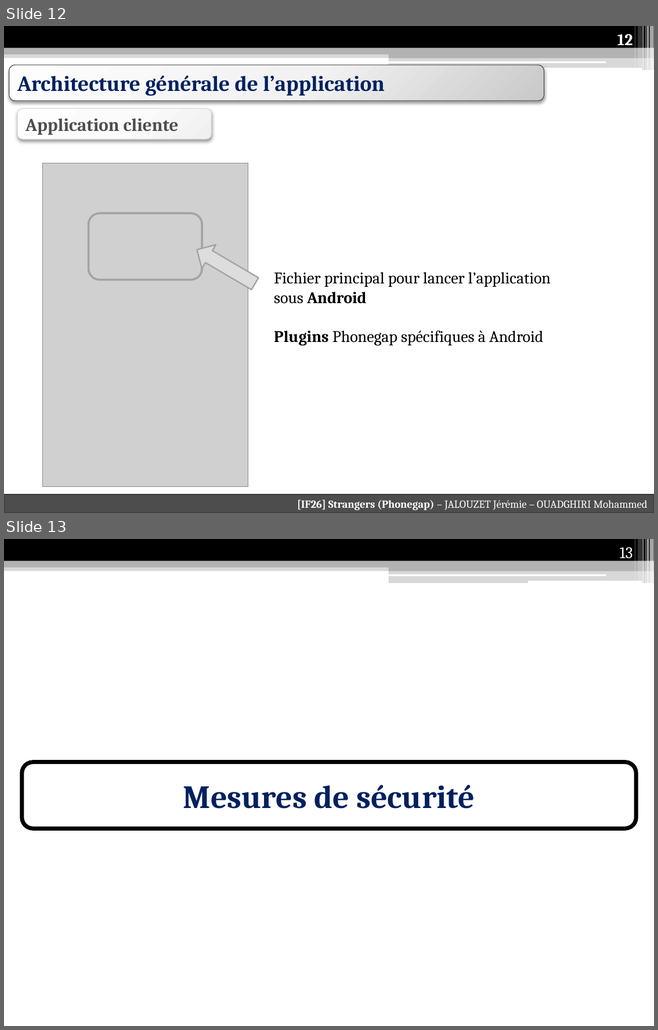
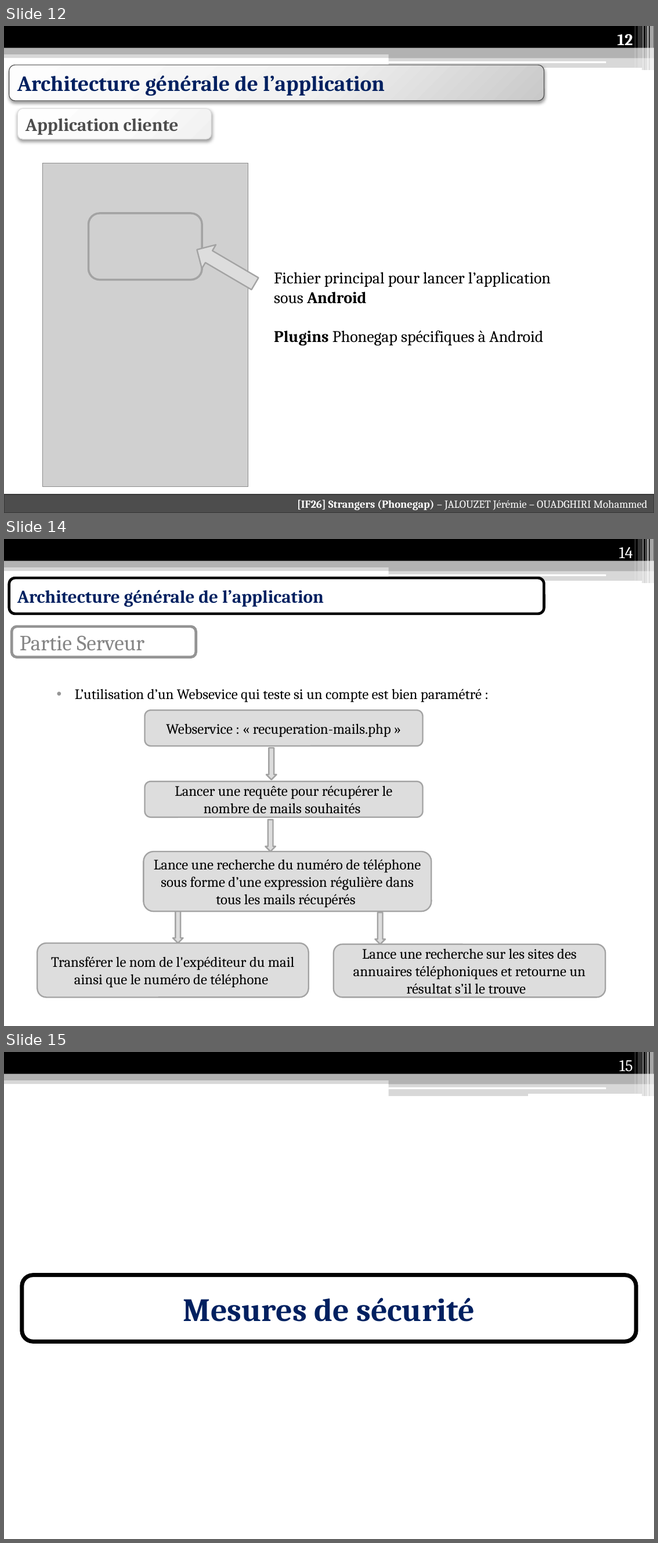
Before and after one commit to Anicky/Strangers-Phonegap, a slide deck: présentation/Présentation IF26.pptx. Shown one above the other, each under a label of ours: slides 12 and 13 before the commit, slides 12, 14 and 15 after it; the slides between them are not shown. The pictures are 658x1030 and 658x1543 pixels, drawn with LibreOffice and Linux fonts; fonts in the diff are those of the drawing; grey boxes stand for pictures. Boxes give left, top, right and bottom in pixels: in the first picture for what was removed or moved away, otherwise in the second. Text is boxed around its words. In the diff, an @@ line names an element or a change of style, - is before the commit and + after.

```diff
--- a/présentation/Présentation IF26.pptx
+++ b/présentation/Présentation IF26.pptx
@@ slide 14 added at bbox=[4, 539, 654, 1026], background #FFFFFF; not listed: 13 template elements that a slide beside it also shows @@
@@ page number added at bbox=[619, 547, 633, 562], 18 pt, text #FFFFFF @@
+14
@@ rounded rectangle added at bbox=[9, 578, 544, 614], fill #FFFFFF, outline #000000 3 pt, 20 pt, text #002060, bold @@
+Architecture générale de l’application
@@ rounded rectangle added at bbox=[12, 627, 195, 657], fill #FFFFFF, outline #949494 3 pt, 24 pt, text #858585 @@
+Partie Serveur
@@ text added at bbox=[75, 689, 481, 703], 16 pt, text #000000 @@
+• L’utilisation d’un Websevice qui teste si un compte est bien paramétré :
@@ rounded rectangle added at bbox=[145, 711, 423, 746], fill #DDDDDD, outline #A3A3A3 1.5 pt, 16 pt, text #000000 @@
+Webservice : « recuperation-mails.php »
@@ down arrow added at bbox=[266, 748, 277, 780], fill #DDDDDD, outline #A3A3A3 1.5 pt @@
@@ rounded rectangle added at bbox=[145, 781, 423, 817], fill #DDDDDD, outline #A3A3A3 1.5 pt, 16 pt, text #000000 @@
+Lancer une requête pour récupérer le nombre de mails souhaités
@@ down arrow added at bbox=[265, 820, 275, 852], fill #DDDDDD, outline #A3A3A3 1.5 pt @@
@@ rounded rectangle added at bbox=[144, 852, 431, 911], fill #DDDDDD, outline #A3A3A3 1.5 pt, 16 pt, text #000000 @@
+Lance une recherche du numéro de téléphone sous forme d’une expression régulière dans tous les mails récupérés
@@ down arrow added at bbox=[173, 911, 183, 943], fill #DDDDDD, outline #A3A3A3 1.5 pt @@
@@ down arrow added at bbox=[375, 913, 385, 944], fill #DDDDDD, outline #A3A3A3 1.5 pt @@
@@ rounded rectangle added at bbox=[37, 943, 308, 997], fill #DDDDDD, outline #A3A3A3 1.5 pt, 16 pt, text #000000 @@
+Transférer le nom de l'expéditeur du mail ainsi que le numéro de téléphone
@@ rounded rectangle added at bbox=[333, 944, 605, 998], fill #DDDDDD, outline #A3A3A3 1.5 pt, 16 pt, text #000000 @@
+Lance une recherche sur les sites des annuaires téléphoniques et retourne un résultat s’il le trouve
@@ what was slide 13 is now slide 15 @@
@@ page number at bbox=[619, 1060, 632, 1075]: text changed @@
-13
+15
```
Also in this commit, not shown: 1 other slide added.
